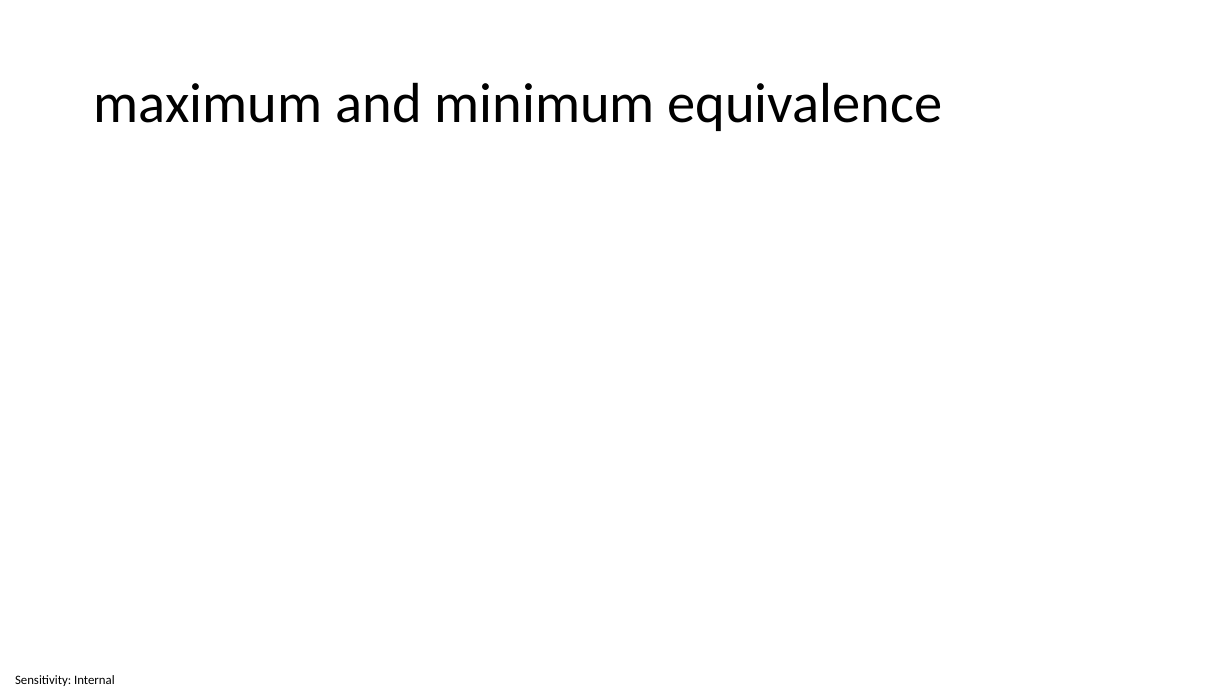
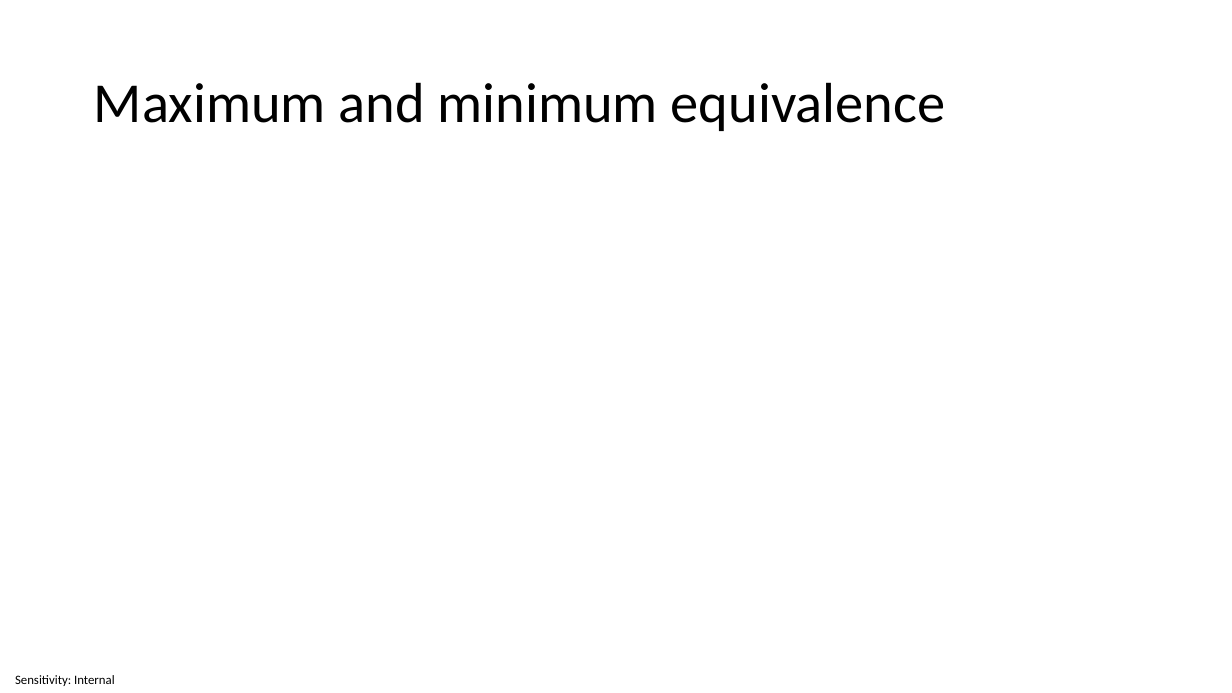
Before and after one commit to invariantum/operational_research, a slide deck: slide 24 of content/Lectures/Semester 1/Week 02 - Linear Programming 1/5 Source Files/Week 2 - Linear Programming 1.pptx. Drawn at 1232x693 pixels with LibreOffice and Linux fonts; fonts in the diff are those of the drawing; grey boxes stand for pictures. Boxes give left, top, right and bottom in pixels: in the first picture for what was removed or moved away, otherwise in the second. Text is boxed around its words. In the diff, an @@ line names an element or a change of style, - is before the commit and + after.

```diff
--- a/content/Lectures/Semester 1/Week 02 - Linear Programming 1/5 Source Files/Week 2 - Linear Programming 1.pptx
+++ b/content/Lectures/Semester 1/Week 02 - Linear Programming 1/5 Source Files/Week 2 - Linear Programming 1.pptx
@@ title at (x1=94, y1=82, x2=946, y2=131): text changed @@
-maximum and minimum equivalence
+Maximum and minimum equivalence
```
Also in this commit, not shown: 3 other slides changed, 11 other files.
